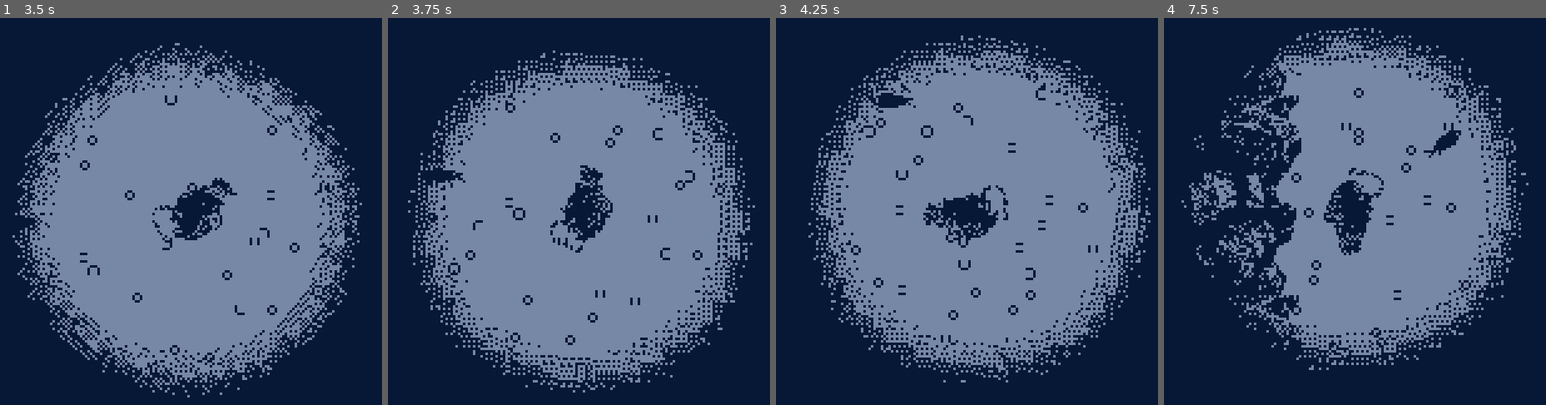
Above: before the commit, frames 1-4 (left to right).
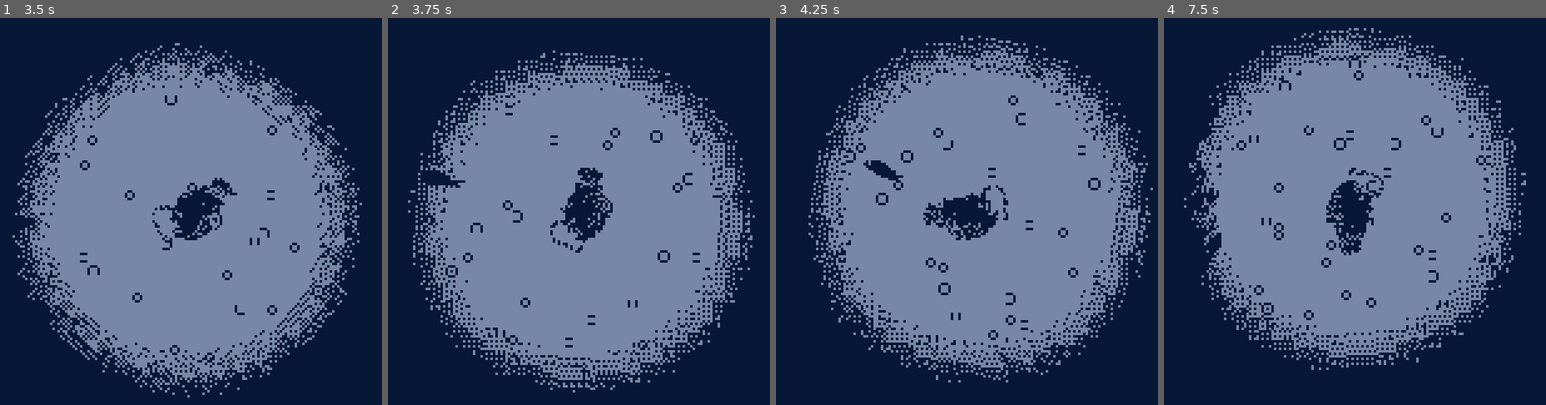
Above: after the commit, the same moments.

Repository: svilinskis1/apex-predator
Game: Godot game, scene res://scenes/levels/main.tscn
The game is run twice, just before and just after one commit, with the same random seed, the same clock (stepped at 60 frames per second) and the same inputs.
Inputs:
- Up to frame 1 (3.5 s): hold D (right) 0.53-1.28 s; hold A (left) 1.28-2.03 s; hold D (right) 2.03-2.78 s; hold W (forward) from 2.78 s (still down)
- Up to frame 2 (3.75 s): release W (forward) at 3.53 s; hold A (left) from 3.53 s (still down)
- Up to frame 3 (4.25 s): keep holding A (left)
- Up to frame 4 (7.5 s): release A (left) at 5.78 s; hold D (right) 5.78-6.53 s; hold W (forward) 6.53-7.28 s; hold D (right) from 7.28 s (still down)

Frame 1 is identical in both runs. In frame 2, 3.8% of the frame differs, in the area x 7-97%, y 16-97%; in frame 3, 4.6%; in frame 4, 14%, in the area x 4-96%, y 3-91%.

Commit message:
sunday evening

Diff:
--- a/alpha predator/scenes/characters/player.tscn
+++ b/alpha predator/scenes/characters/player.tscn
@@ -14,7 +14,7 @@
 radius = 9.0
 
 [sub_resource type="CircleShape2D" id="CircleShape2D_wsr1x"]
-radius = 42.0476
+radius = 53.0
 
 [node name="player" type="CharacterBody2D"]
 script = ExtResource("1_lbji8")
--- a/alpha predator/scenes/characters/prey.tscn
+++ b/alpha predator/scenes/characters/prey.tscn
@@ -1,7 +1,10 @@
-[gd_scene load_steps=4 format=3 uid="uid://caoissth78lkl"]
+[gd_scene load_steps=5 format=3 uid="uid://caoissth78lkl"]
 
 [ext_resource type="Script" path="res://scripts/prey.gd" id="1_3exid"]
 [ext_resource type="Texture2D" uid="uid://ccdgl2vtkcqvq" path="res://assets/sprites/fish2.png" id="2_ala6v"]
+
+[sub_resource type="RectangleShape2D" id="RectangleShape2D_i6tjp"]
+size = Vector2(6, 6)
 
 [sub_resource type="RectangleShape2D" id="RectangleShape2D_875q5"]
 size = Vector2(18.8322, 6)
@@ -15,6 +18,10 @@
 texture = ExtResource("2_ala6v")
 flip_h = true
 
+[node name="CollisionShape2D" type="CollisionShape2D" parent="."]
+position = Vector2(-6, 0)
+shape = SubResource("RectangleShape2D_i6tjp")
+
 [node name="Area2D" type="Area2D" parent="."]
 scale = Vector2(0.95581, 1)
 collision_layer = 3
--- a/alpha predator/scripts/player.gd
+++ b/alpha predator/scripts/player.gd
@@ -2,7 +2,7 @@
 
 var max_speed = 100
 var acceleration = 150
-var deceleration = 50
+var deceleration = 100
 
 var rotation_speed = 0
 var rotation_deceleration = 5
--- a/alpha predator/scripts/prey.gd
+++ b/alpha predator/scripts/prey.gd
@@ -1,7 +1,7 @@
 extends CharacterBody2D
 
 var speed = 0
-const max_speed = 40
+const max_speed = 50
 const acceleration = 100
 var fleeing = false
 var player_position
